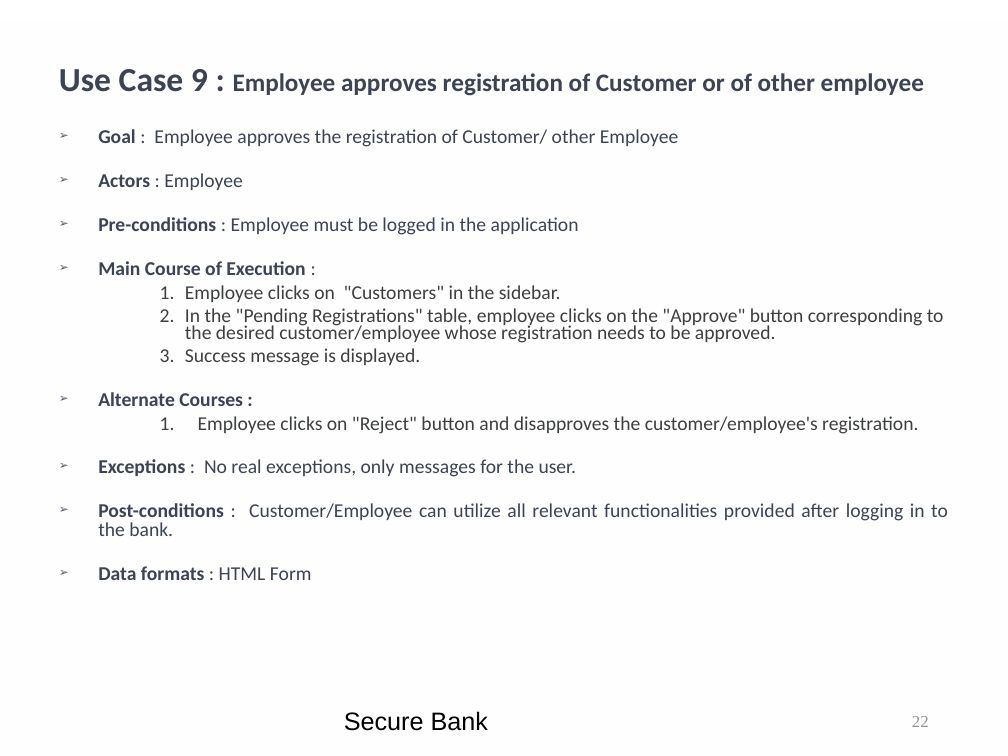
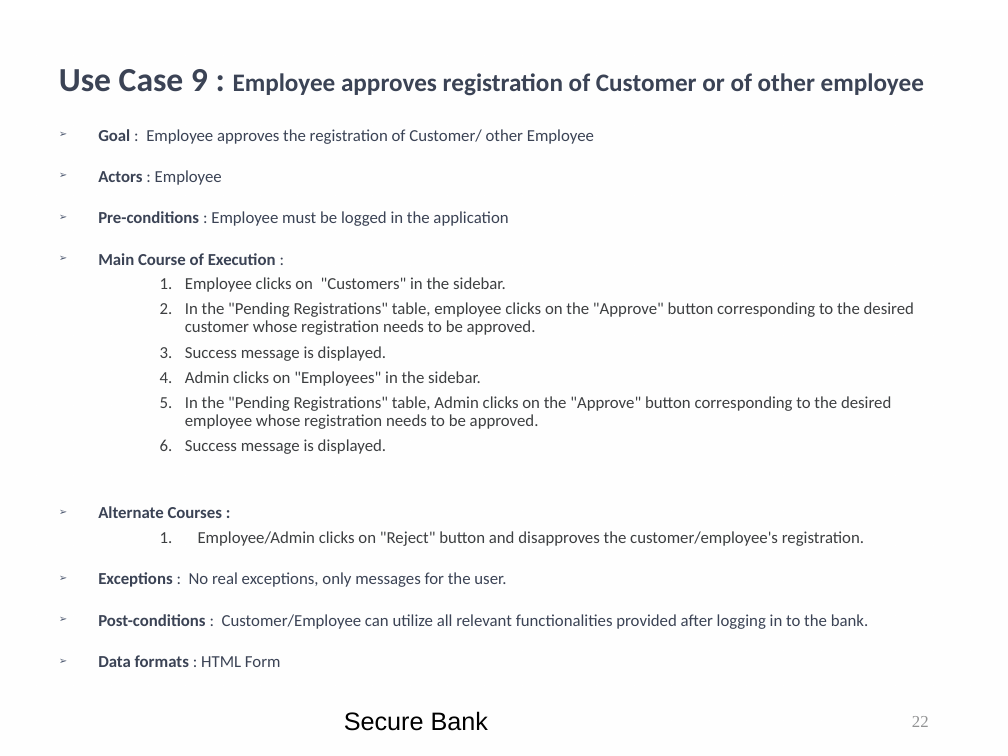
Before and after one commit to kwuerl/secure-coding-team-8, a slide deck: slide 22 of presentations/Phase3.ppt. Drawn at 1008x756 pixels with LibreOffice and Linux fonts; fonts in the diff are those of the drawing; background and template pictures are left out. Boxes give left, top, right and bottom in pixels: in the first picture for what was removed or moved away, otherwise in the second. Text is boxed around its words. In the diff, an @@ line names an element or a change of style, - is before the commit and + after.

Commit message:
updated ppt

```diff
--- a/presentations/Phase3.ppt
+++ b/presentations/Phase3.ppt
@@ text at (x1=98, y1=129, x2=869, y2=667): size 14 to 12 pt in "Goal : Employee approves the registration of ...", "Actors : Employee", "Pre-conditions : Employee must be logged in ...", "Main Course of Execution :" and 6 more places; line spacing 0.7 to 0.9 @@
@@ text at (x1=185, y1=302, x2=914, y2=429): text changed; size 14 to 12 pt @@
-    2. In the "Pending Registrations" table, employee clicks on the "Approve" button corresponding to the desired customer/employee whose registration needs to be approved.
+    2. In the "Pending Registrations" table, employee clicks on the "Approve" button corresponding to the desired customer whose registration needs to be approved.
+    3. Success message is displayed.
+    4. Admin clicks on "Employees" in the sidebar.
+    5. In the "Pending Registrations" table, Admin clicks on the "Approve" button corresponding to the desired employee whose registration needs to be approved.
@@ text at (x1=198, y1=531, x2=864, y2=546): text changed; size 14 to 12 pt @@
-    1. Employee clicks on "Reject" button and disapproves the customer/employee's registration.
+    1. Employee/Admin clicks on "Reject" button and disapproves the customer/employee's registration.
```
Also in this commit, not shown: 9 other slides changed, 8 slides added.
